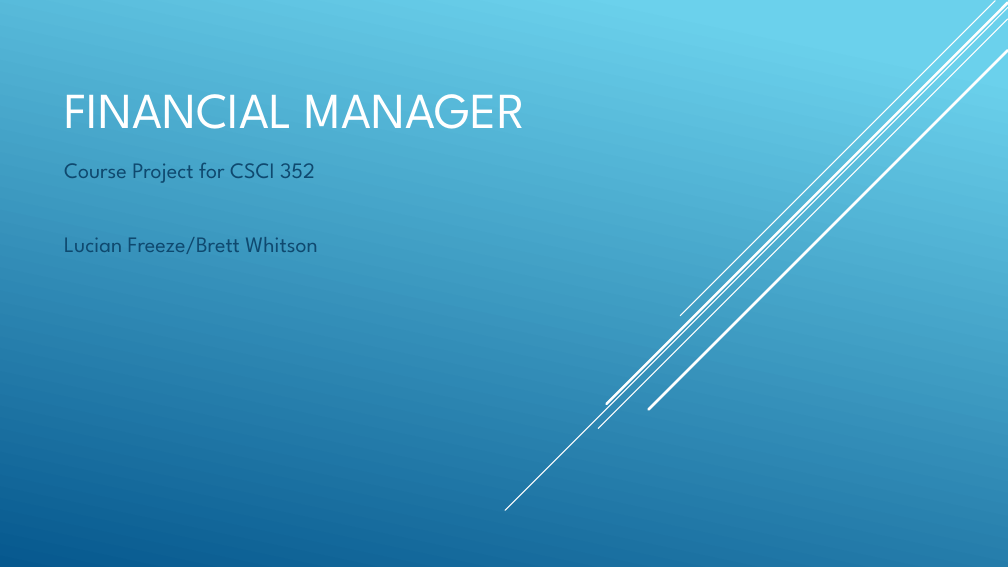
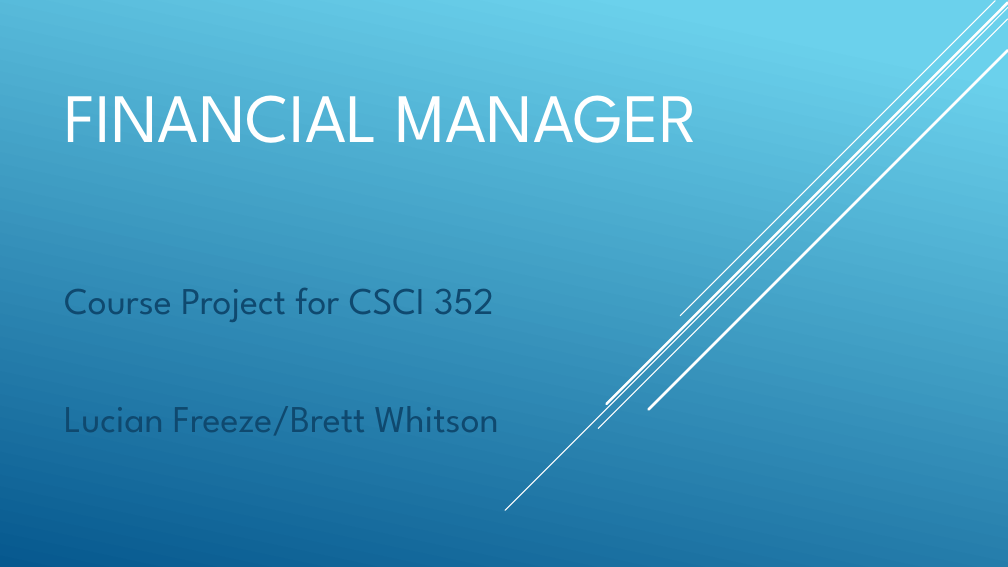
Before and after one commit to lucianfreeze/CSCI352-Project-Freeze-Whitson, a slide deck: slide 1 of 352 project presentation.pptx. Drawn at 1008x567 pixels with LibreOffice and Linux fonts; fonts in the diff are those of the drawing. Boxes give left, top, right and bottom in pixels: in the first picture for what was removed or moved away, otherwise in the second. Text is boxed around its words. In the diff, an @@ line names an element or a change of style, - is before the commit and + after.

```diff
--- a/352 project presentation.pptx
+++ b/352 project presentation.pptx
@@ title "FINANCIAL MANAGER" at (64, 95, 698, 143): size 48 to 66 pt @@
@@ subtitle "Course Project for CSCI 352": place and size @@
-subtitle "Course Project for CSCI 352" at (64, 163, 317, 254)
+subtitle "Course Project for CSCI 352" at (64, 288, 499, 435)
@@ subtitle "Course Project for CSCI 352" at (64, 288, 499, 435): size 21 to 36 pt; more space between paragraphs @@
```
Also in this commit, not shown: 6 other slides changed, 1 slide added, 1 slide removed, 14 other files.
